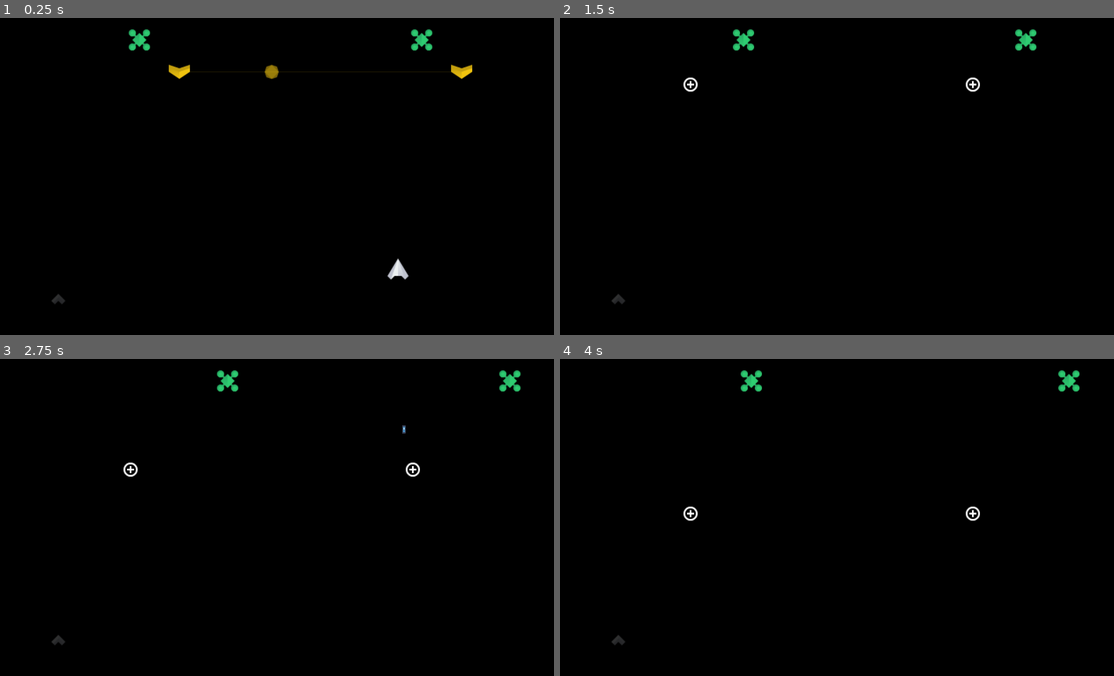
Above: before the commit, frames 1-4 (two rows, left to right).
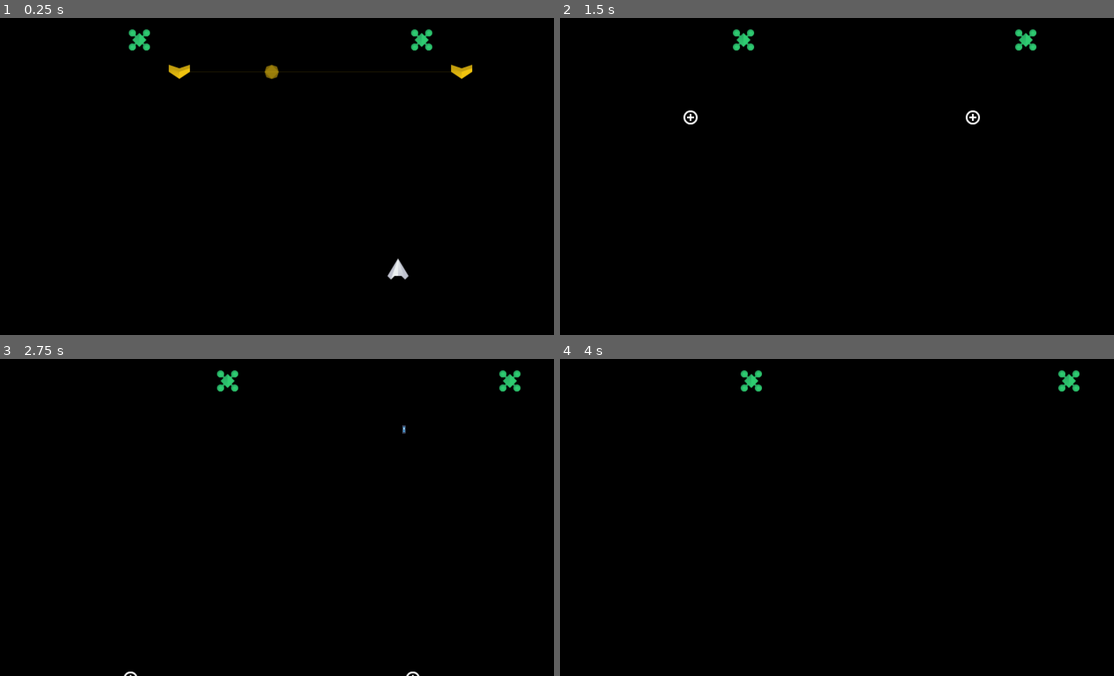
Above: after the commit, the same moments.

Repository: sacrificerXY/parallel-invaders
Game: Godot game, scene res://World.tscn
Same seed, same stepped clock (60 frames per second), same inputs: the game is played once before the commit and once after it. The engine's default icon, where the game draws it, is replaced by a stand-in: a white triangle on a blue panel in a dark square.
Inputs:
- Up to frame 1 (0.25 s): no input
- Up to frame 2 (1.5 s): hold D (move_right) 0.53-1.28 s; hold Space (fire) 0.53-1.28 s; hold A (move_left) from 1.28 s (still down); tap Space (fire) at 1.35 s
- Up to frame 3 (2.75 s): release A (move_left) at 2.03 s; hold D (move_right) from 2.03 s (still down); hold Space (fire) from 2.03 s (still down)
- Up to frame 4 (4 s): release Space (fire) at 2.78 s; tap Space (fire) at 2.85 s; release D (move_right) at 3.53 s; hold A (move_left) from 3.53 s (still down); hold Space (fire) from 3.53 s (still down)

The runs differ from the first frame. In frame 1, less than 0.1% of the frame differs, in the area x 9-12%, y 87-91%; in frame 2, 0.3%, in the area x 9-76%, y 18-91%; in frame 3, 0.2%; in frame 4, 0.2%.

Commit message:
add gunner powerup

Diff:
--- a/Bullet.gd
+++ b/Bullet.gd
@@ -26,6 +26,8 @@
 
 func focus():
 	focused = true
+	$Sprite.self_modulate.a = 1
 
 func unfocus():
 	focused = false
+	$Sprite.self_modulate.a = 0.2
--- a/Gunner.gd
+++ b/Gunner.gd
@@ -1,4 +1,5 @@
 extends KinematicBody2D
+class_name Gunner
 
 
 var speed: float = 100
--- a/LinkedShip.gd
+++ b/LinkedShip.gd
@@ -25,4 +25,5 @@
 
 func queue_free():
 	.queue_free()
-	g.world.spawn_powerup(position)
+	var focus = 'lefty' if g.world.is_left(position) else 'righty'
+	g.world.spawn_powerup(position, focus)
--- a/Player.gd
+++ b/Player.gd
@@ -5,7 +5,7 @@
 # var a = 2
 # var b = "text"
 
-var fire_cooldown: float = 0.5
+var fire_cooldown: float = 1
 var fire_timer: float = 0
 
 var world
--- a/Powerup.gd
+++ b/Powerup.gd
@@ -1,8 +1,19 @@
 extends Area2D
 class_name Powerup
 
-const SPEED := 80
+const SPEED := 400
 
+var spawn_side := 'null'
 
 func _physics_process(delta):
 	position.y += SPEED * delta
+
+
+func _on_Powerup_area_entered(area):
+	if area.name == 'Player':
+		var gg: Gunner = preload('res://Gunner.tscn').instance()
+		gg.add_to_group(spawn_side)
+		gg.position.x = area.position.x
+		g.world.add_gunner(gg)
+		queue_free()
+	pass # Replace with function body.
--- a/Powerup.tscn
+++ b/Powerup.tscn
@@ -4,8 +4,11 @@
 [ext_resource path="res://Powerup.gd" type="Script" id=2]
 
 [sub_resource type="RectangleShape2D" id=1]
+extents = Vector2( 27.7391, 25.5544 )
 
 [node name="Powerup" type="Area2D"]
+collision_layer = 512
+collision_mask = 8
 script = ExtResource( 2 )
 
 [node name="CollisionShape2D" type="CollisionShape2D" parent="."]
@@ -13,3 +16,5 @@
 
 [node name="Sprite" type="Sprite" parent="."]
 texture = ExtResource( 1 )
+
+[connection signal="area_entered" from="." to="." method="_on_Powerup_area_entered"]
--- a/World.gd
+++ b/World.gd
@@ -15,6 +15,7 @@
 
 
 func _ready():
+	randomize()
 	assert(g.world == null)
 	g.world = self
 	adjust_bouncer(find_node('LeftBouncer'), 0.0)
@@ -57,7 +58,7 @@
 		spawn_timer -= delta
 	else:
 		spawn_timer += spawn_cooldown
-		if randf() < 0.8:
+		if randf() < 0.5:
 			if past_focus == FOCUS_LEFTY or past_focus == FOCUS_BOTH:
 				spawn_ships(randi() % 5 + 1, 0, 'lefty')
 			elif past_focus == FOCUS_RIGHTY or past_focus == FOCUS_BOTH:
@@ -132,7 +133,18 @@
 #func _process(delta):
 #	pass
 
-func spawn_powerup(pos: Vector2):
+func spawn_powerup(pos: Vector2, focus):
+	assert(focus == 'lefty' or focus == 'righty')
 	var p: Powerup = preload('res://Powerup.tscn').instance()
 	p.position = pos
+	p.spawn_side = focus
 	add_child(p)
+
+
+func is_left(pos: Vector2):
+	return pos.x < screen_size.x * 0.5
+
+
+func add_gunner(gg):
+	gg.position.y = screen_size.y - 32
+	add_child(gg)
--- a/World.tscn
+++ b/World.tscn
@@ -1,7 +1,6 @@
-[gd_scene load_steps=7 format=2]
+[gd_scene load_steps=6 format=2]
 
 [ext_resource path="res://World.gd" type="Script" id=1]
-[ext_resource path="res://Gunner.tscn" type="PackedScene" id=2]
 [ext_resource path="res://Player.tscn" type="PackedScene" id=3]
 
 [sub_resource type="RectangleShape2D" id=1]
@@ -51,6 +50,3 @@
 
 [node name="Player" parent="." instance=ExtResource( 3 )]
 position = Vector2( 926.379, 569.977 )
-
-[node name="Gunner" parent="." instance=ExtResource( 2 )]
-position = Vector2( 154.675, 638.311 )
--- a/project.godot
+++ b/project.godot
@@ -19,6 +19,11 @@
 "language": "GDScript",
 "path": "res://DLink.gd"
 }, {
+"base": "KinematicBody2D",
+"class": "Gunner",
+"language": "GDScript",
+"path": "res://Gunner.gd"
+}, {
 "base": "Ship",
 "class": "LinkedShip",
 "language": "GDScript",
@@ -37,6 +42,7 @@
 _global_script_class_icons={
 "Bullet": "",
 "DLink": "",
+"Gunner": "",
 "LinkedShip": "",
 "Powerup": "",
 "Ship": ""
